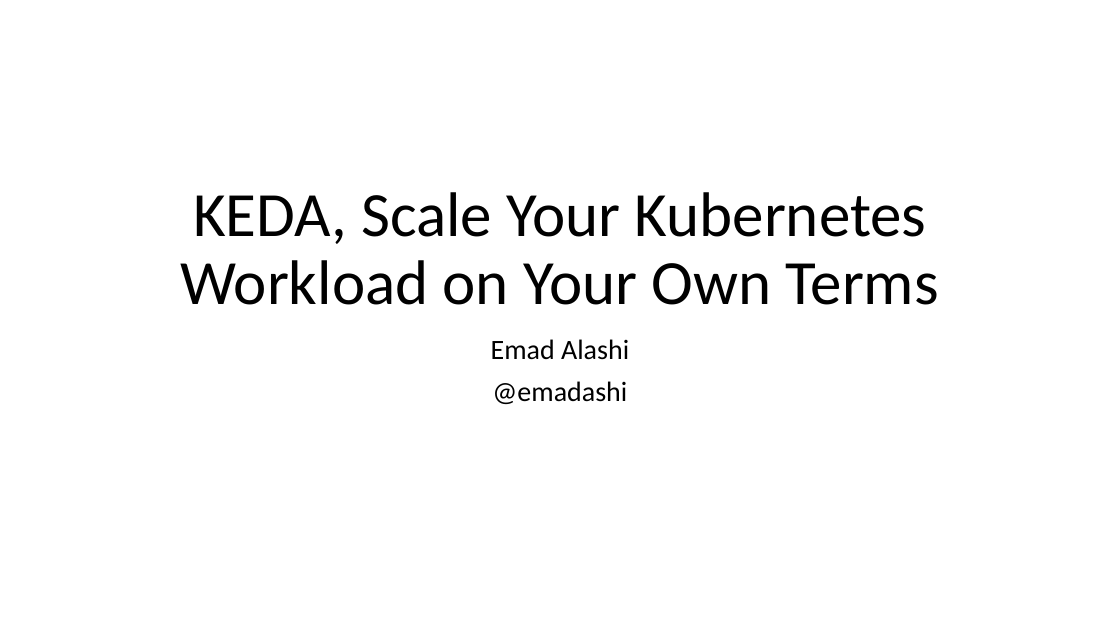
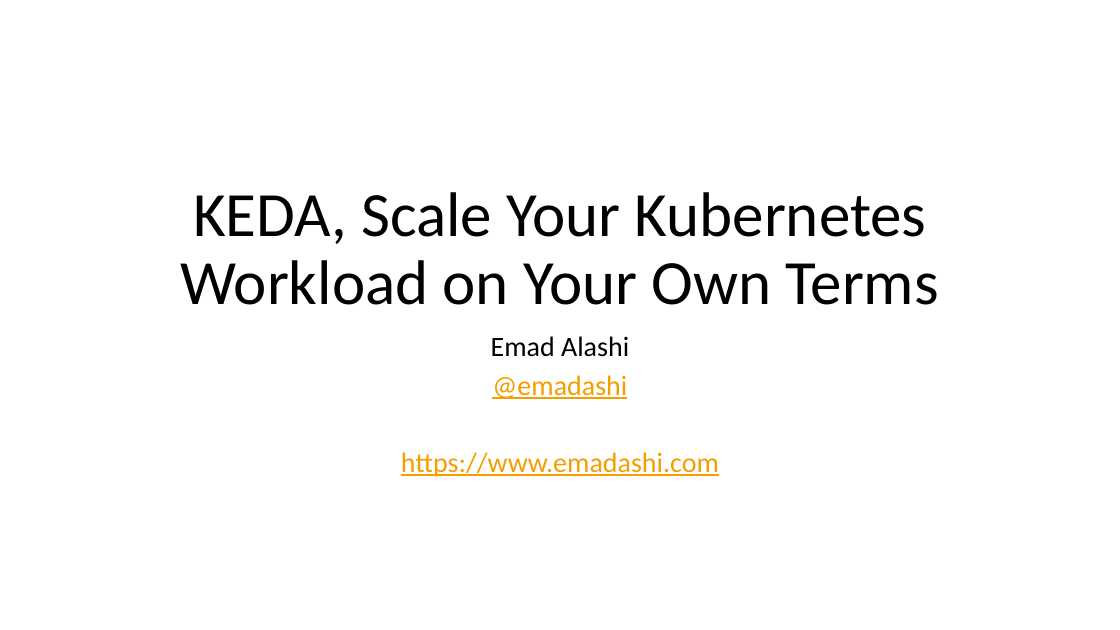
Before and after one commit to eashi/keda-workshop, a slide deck: slide 1 of preso.pptx. Drawn at 1120x630 pixels with LibreOffice and Linux fonts; fonts in the diff are those of the drawing. Boxes give left, top, right and bottom in pixels: in the first picture for what was removed or moved away, otherwise in the second. Text is boxed around its words. In the diff, an @@ line names an element or a change of style, - is before the commit and + after.

Commit message:
Add text slides

```diff
--- a/preso.pptx
+++ b/preso.pptx
@@ subtitle at [491, 336, 629, 399]: text colour #000000 to #F59E00, underline on in "@emadashi"; line spacing 0.9 to 0.8 @@
@@ subtitle at [401, 452, 719, 477]: paragraph added @@
+https://www.emadashi.com
```
Also in this commit, not shown: 4 other slides changed, 2 slides added.
